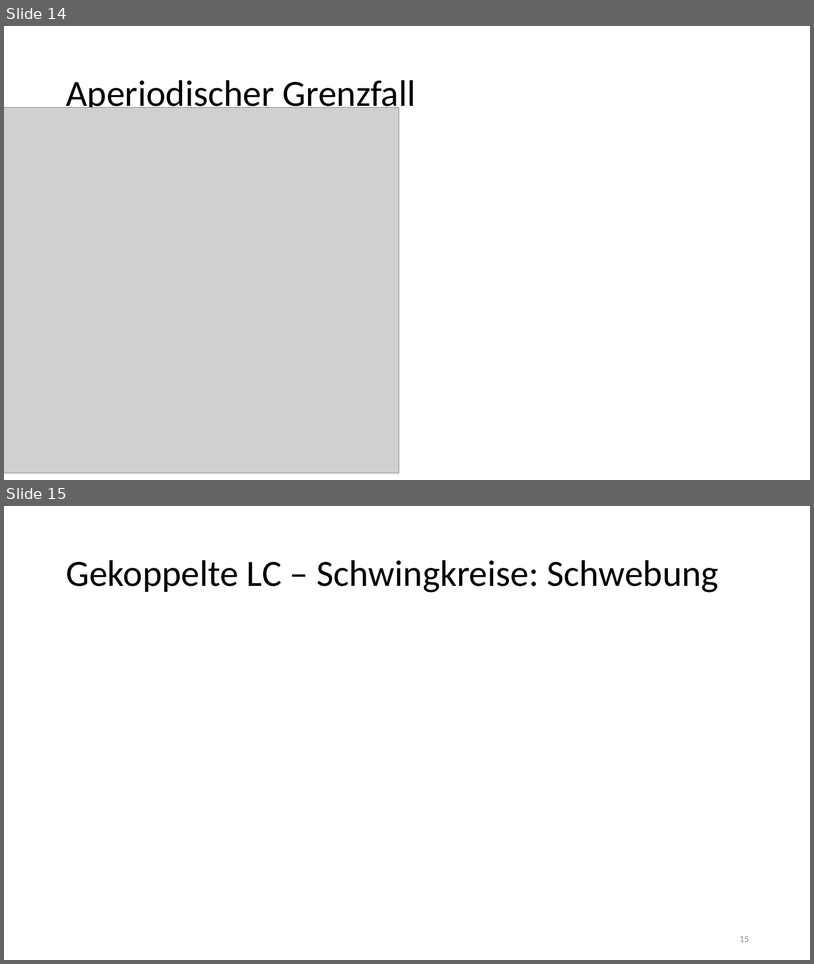
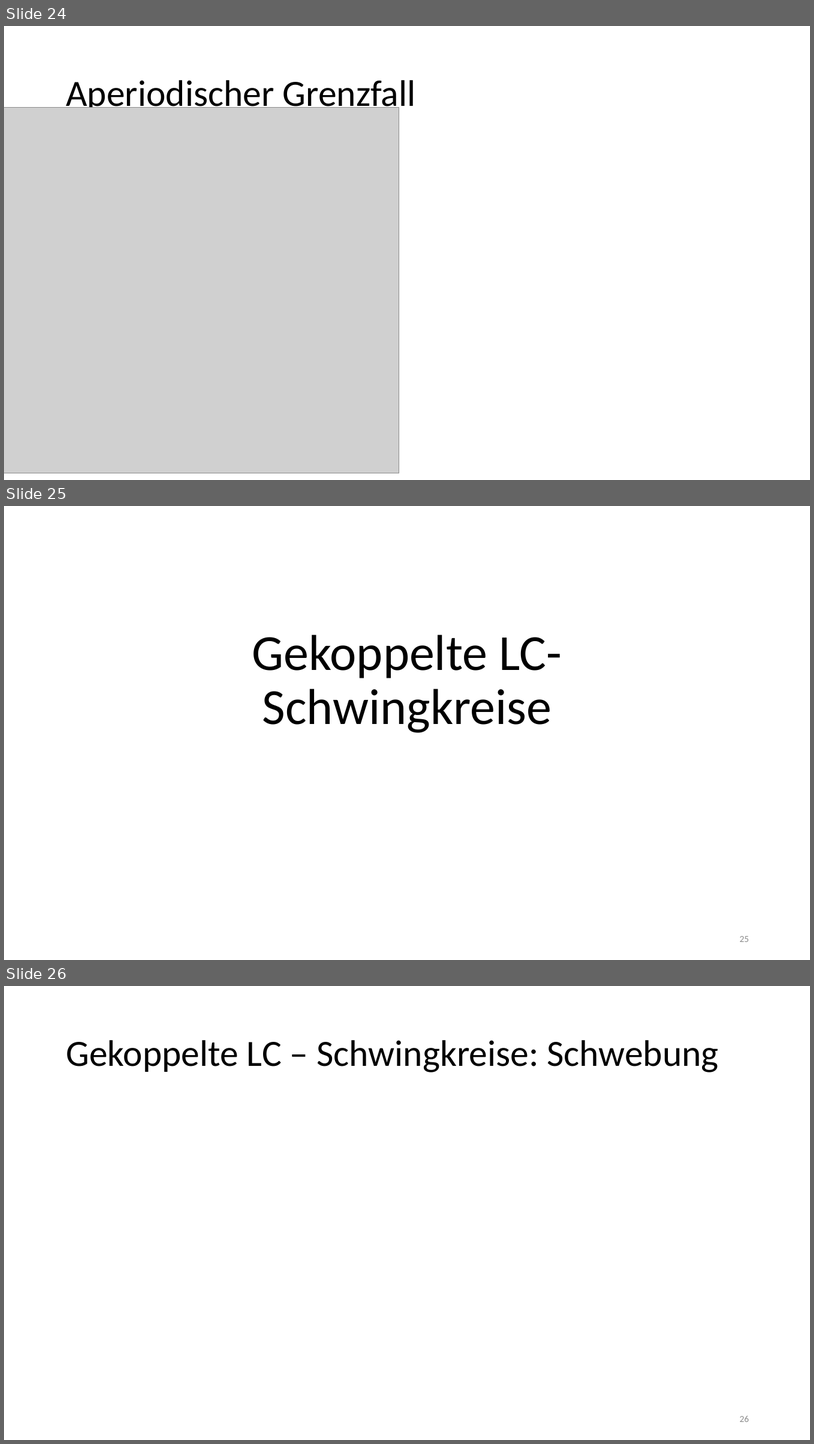
Before and after one commit to thewhitecat/grundpraktikum1, a slide deck: Elektronik/Elektronik.pptx. Shown one above the other, each under a label of ours: slides 14 and 15 before the commit, slides 24, 25 and 26 after it. The pictures are 814x964 and 814x1444 pixels, drawn with LibreOffice and Linux fonts; fonts in the diff are those of the drawing; grey boxes stand for pictures. Boxes give left, top, right and bottom in pixels: in the first picture for what was removed or moved away, otherwise in the second. Text is boxed around its words. In the diff, an @@ line names an element or a change of style, - is before the commit and + after.

```diff
--- a/Elektronik/Elektronik.pptx
+++ b/Elektronik/Elektronik.pptx
@@ slide 25 added at [4,506,810,960], background #FFFFFF @@
@@ title added at [252,634,562,733], 60 pt, text #000000 @@
+Gekoppelte LC-Schwingkreise
@@ page number added at [740,936,750,942], 11 pt, text #8C8C8C @@
+25
@@ what was slide 14 is now slide 24 @@
@@ what was slide 15 is now slide 26 @@
@@ page number at [740,1415,750,1422]: text changed @@
-15
+26
```
Also in this commit, not shown: 2 slides changed, 14 other slides added.
